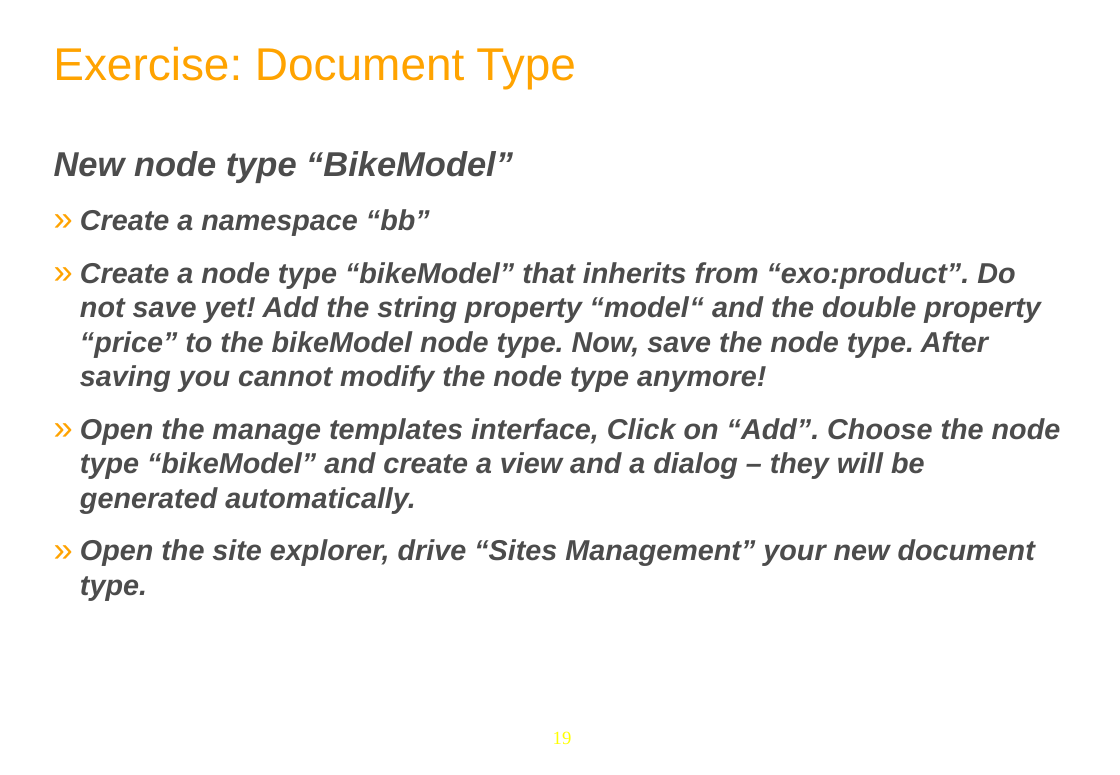
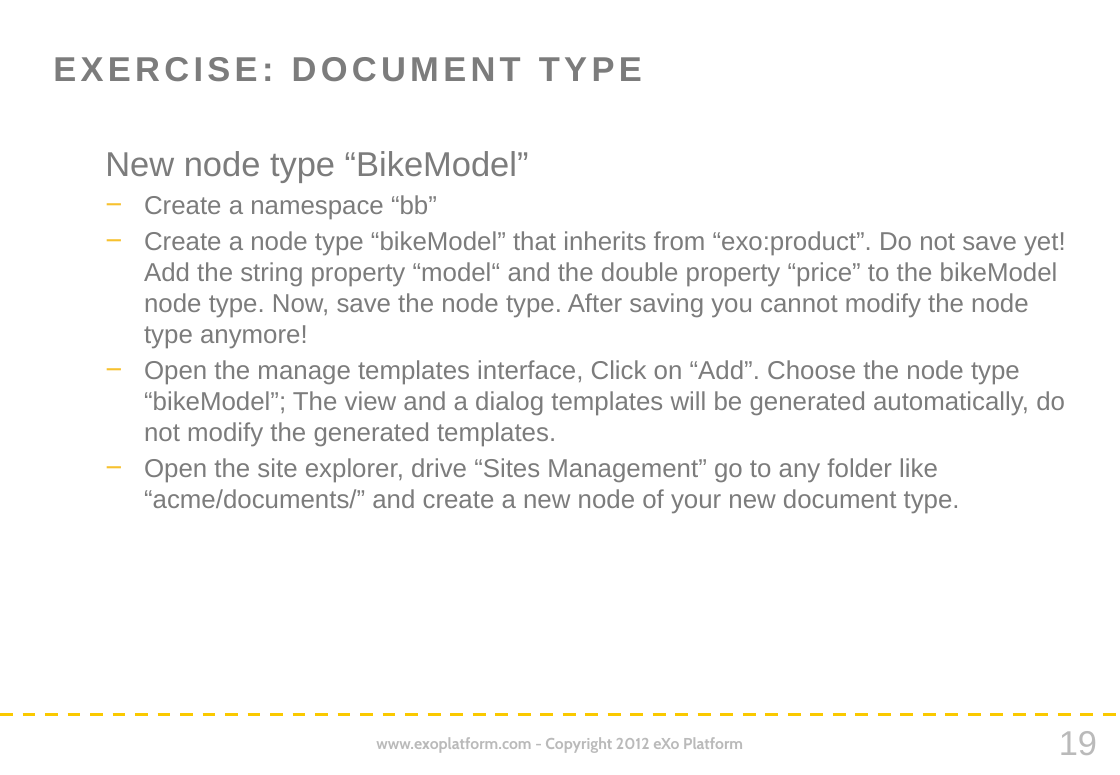
Before and after one commit to anhvurz90/training, a slide deck: slide 19 of plf3_5/eXoFundamentals/080-Content-Advanced/080-Content-Advanced-en.pptx. Drawn at 1120x775 pixels with LibreOffice and Linux fonts; fonts in the diff are those of the drawing; background and template pictures are left out. Boxes give left, top, right and bottom in pixels: in the first picture for what was removed or moved away, otherwise in the second. Text is boxed around its words. In the diff, an @@ line names an element or a change of style, - is before the commit and + after.

Commit message:
eXo Fundamentals slides in new Company style

```diff
--- a/plf3_5/eXoFundamentals/080-Content-Advanced/080-Content-Advanced-en.pptx
+++ b/plf3_5/eXoFundamentals/080-Content-Advanced/080-Content-Advanced-en.pptx
@@ title at box(53, 57, 642, 82): text changed; size 32 to 24 pt; text colour #FFA300 to #7C7C7C; bold on @@
-Exercise: Document Type
+EXERCISE: DOCUMENT TYPE
@@ text at box(105, 151, 1066, 349): text colour #4C4C4C to #7C7C7C, bold off, italic off in "New node type “BikeModel”", "Create a namespace “bb”", "Create a node type “bikeModel” that inherits ..."; size 20 to 18 pt in "Create a namespace “bb”", "Create a node type “bikeModel” that inherits ..."; indent changed; less space between paragraphs; bullet » to −; bullet colour #FFA300 to #F7C12E @@
@@ text at box(144, 360, 1065, 514): text changed; size 20 to 18 pt; text colour #4C4C4C to #7C7C7C; bold off; italic off @@
-  » Open the manage templates interface, Click on “Add”. Choose the node type “bikeModel” and create a view and a dialog – they will be generated automatically.
-  » Open the site explorer, drive “Sites Management” your new document type.
+  − Open the manage templates interface, Click on “Add”. Choose the node type “bikeModel”; The view and a dialog templates will be generated automatically, do not modify the generated templates.
+  − Open the site explorer, drive “Sites Management” go to any folder like “acme/documents/” and create a new node of your new document type.
@@ line added from (0, 716) to (1120, 716), #FAC900 2.25 pt dashed @@
@@ text added at box(376, 737, 743, 753), 11 pt, text #BABABA, bold @@
+www.exoplatform.com - Copyright 2012 eXo Platform
@@ page number: place and size @@
-page number at box(553, 731, 572, 745)
+page number at box(1059, 731, 1097, 755)
@@ page number at box(1059, 731, 1097, 755): size 13 to 24 pt, font Times New Roman to Arial, text colour #FFFF00 to #BABABA @@
```
Also in this commit, not shown: 25 other slides changed, 2 slides added, 2 slides removed, 1 other file.
